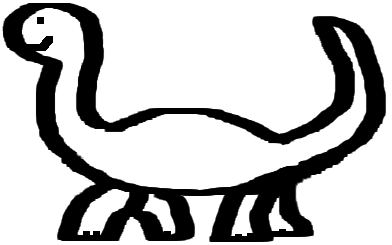
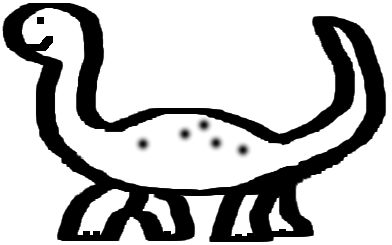
The second 392x245 image is a revision of the first. Changes to its layers:
painted on "Background" over (134, 116, 252, 159)
